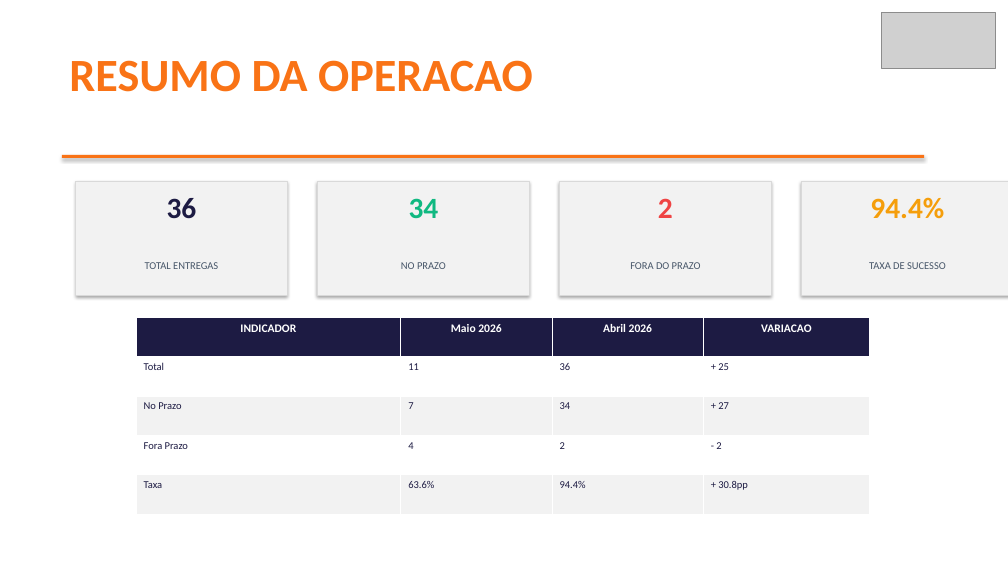
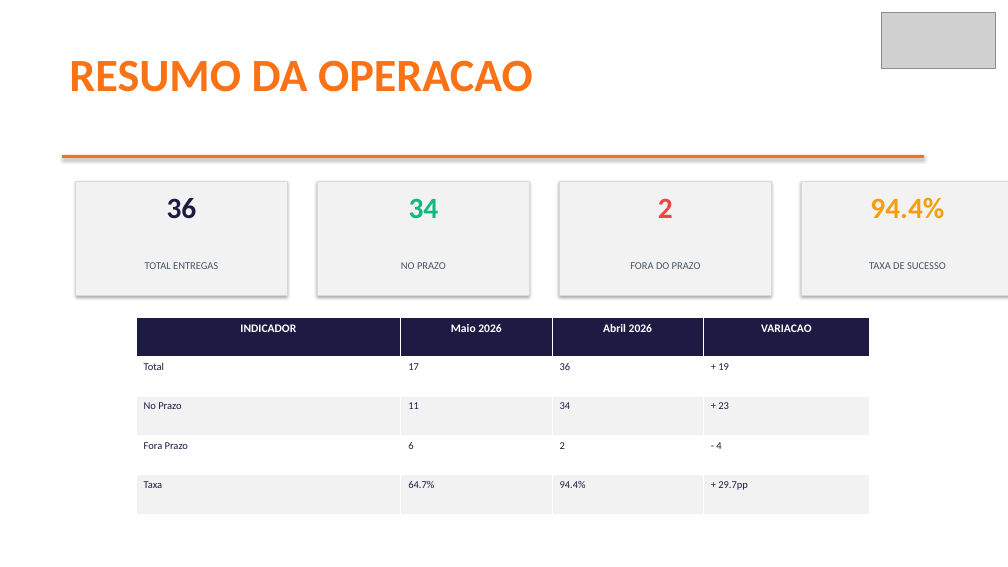
Before and after one commit to brendaelicia-sketch/PortoEX, a slide deck: slide 2 of SEGER_COMERCIAL_IMPORTADORA_E.pptx. Drawn at 1008x567 pixels with LibreOffice and Linux fonts; fonts in the diff are those of the drawing; grey boxes stand for pictures. Boxes give left, top, right and bottom in pixels: in the first picture for what was removed or moved away, otherwise in the second. Text is boxed around its words. In the diff, an @@ line names an element or a change of style, - is before the commit and + after.

```diff
--- a/SEGER_COMERCIAL_IMPORTADORA_E.pptx
+++ b/SEGER_COMERCIAL_IMPORTADORA_E.pptx
@@ table at (x1=136, y1=318, x2=870, y2=514) @@
-row 2, column 2: 11
+row 2, column 2: 17
-row 2, column 4: + 25
+row 2, column 4: + 19
-row 3, column 2: 7
+row 3, column 2: 11
-row 3, column 4: + 27
+row 3, column 4: + 23
-row 4, column 2: 4
+row 4, column 2: 6
-row 4, column 4: - 2
+row 4, column 4: - 4
-row 5, column 2: 63.6%
+row 5, column 2: 64.7%
-row 5, column 4: + 30.8pp
+row 5, column 4: + 29.7pp
```
Also in this commit, not shown: 1 other slide changed, 22 other files.
